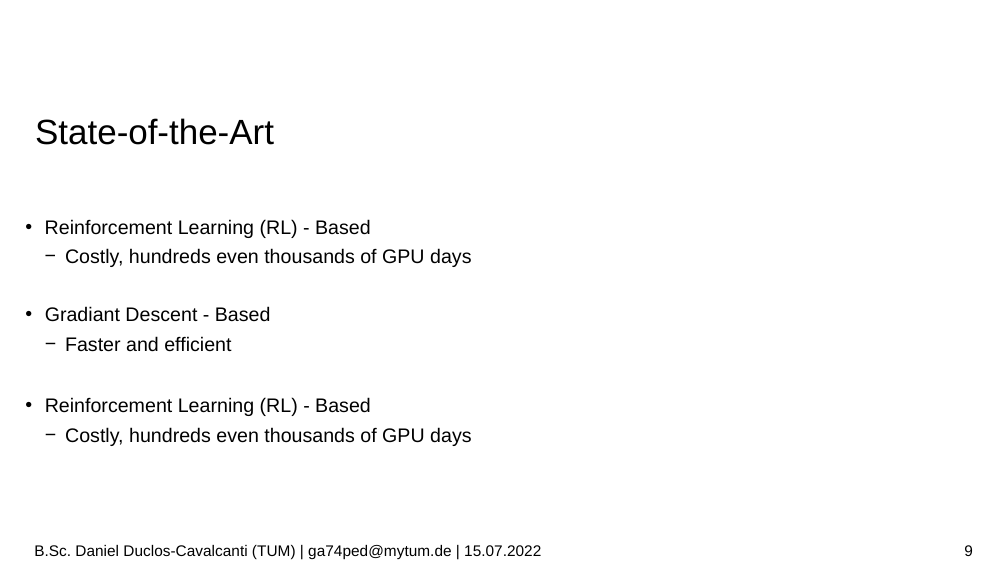
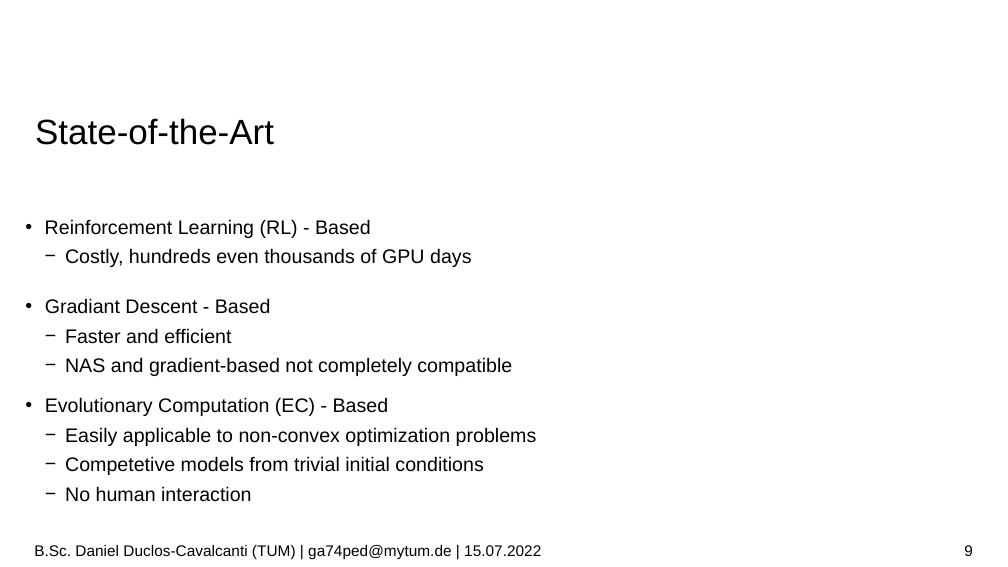
Before and after one commit to duclos-cavalcanti/tum-msei-seminar, a slide deck: slide 9 of pres.odp. Drawn at 1008x567 pixels with LibreOffice and Linux fonts; fonts in the diff are those of the drawing; background and template pictures are left out. Boxes give left, top, right and bottom in pixels: in the first picture for what was removed or moved away, otherwise in the second. Text is boxed around its words. In the diff, an @@ line names an element or a change of style, - is before the commit and + after.

```diff
--- a/pres.odp
+++ b/pres.odp
@@ text "Gradiant Descent - Based": place and size @@
-text "Gradiant Descent - Based" at [45, 306, 271, 352]
+text "Gradiant Descent - Based" at [45, 298, 512, 376]
@@ text at [65, 357, 512, 376]: paragraph added @@
+    − NAS and gradient-based not completely compatible
@@ text at [45, 397, 537, 502]: text changed @@
-  • Reinforcement Learning (RL) - Based
-    − Costly, hundreds even thousands of GPU days
+  • Evolutionary Computation (EC) - Based
+    − Easily applicable to non-convex optimization problems
+    − Competetive models from trivial initial conditions
+    − No human interaction
```
Also in this commit, not shown: 2 other slides changed, 4 slides added, 4 slides removed, 4 other files.
